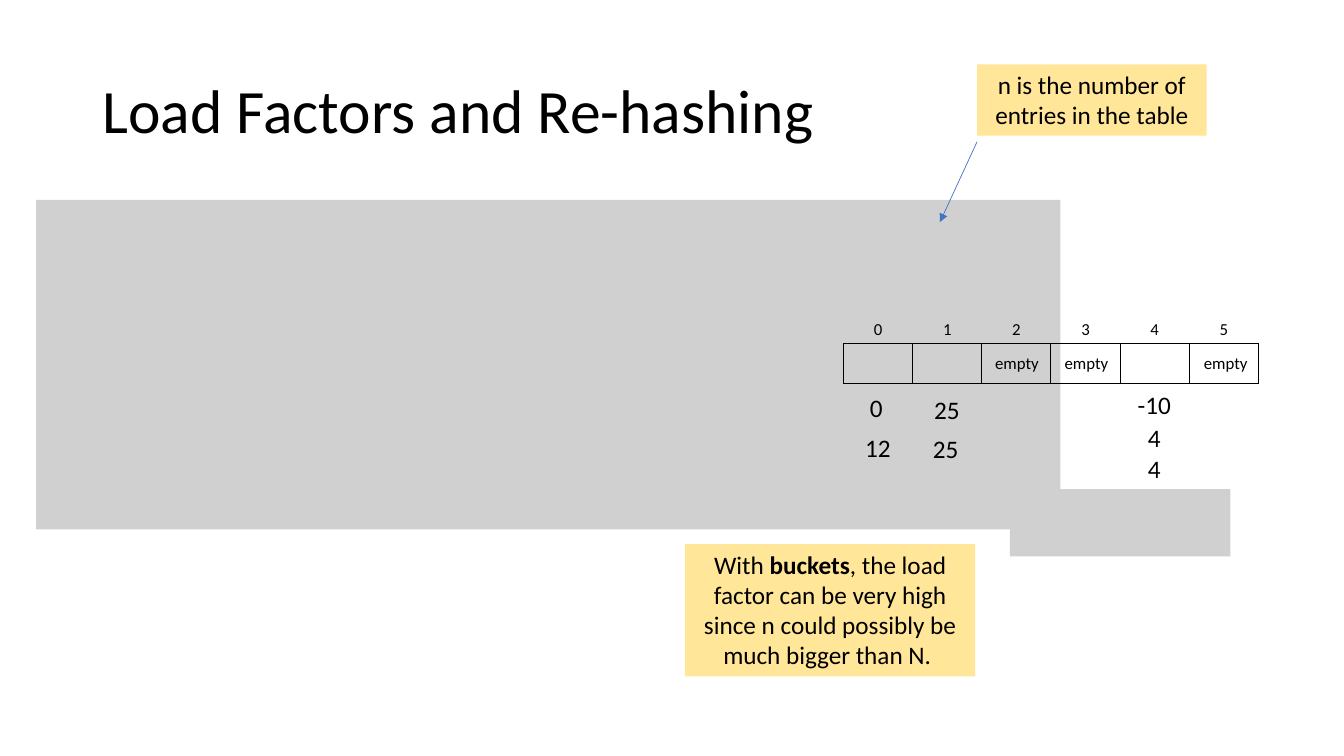
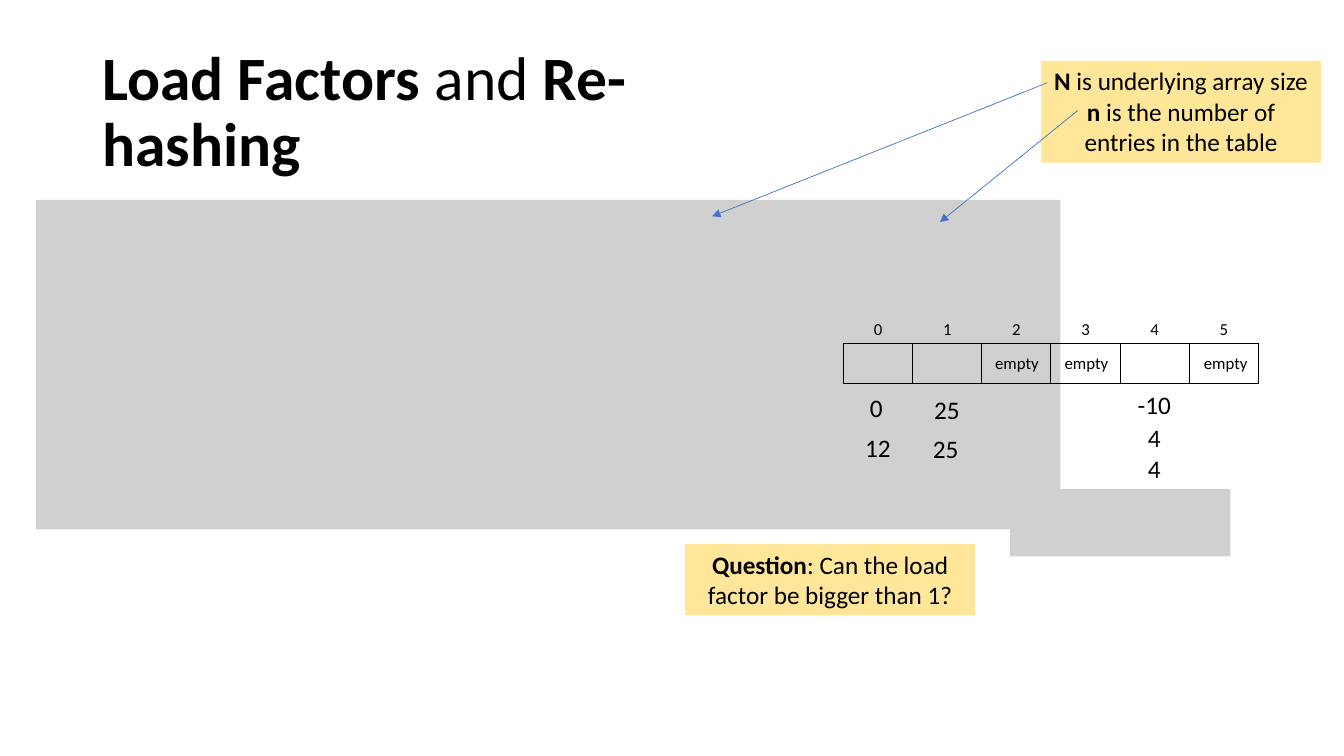
Before and after one commit to tjd1234/cmpt225summer2023, a slide deck: slide 41 of lecture_notes/week8/week8_maps_and_hashing.pptx. Drawn at 1344x756 pixels with LibreOffice and Linux fonts; fonts in the diff are those of the drawing; grey boxes stand for pictures. Boxes give left, top, right and bottom in pixels: in the first picture for what was removed or moved away, otherwise in the second. Text is boxed around its words. In the diff, an @@ line names an element or a change of style, - is before the commit and + after.

```diff
--- a/lecture_notes/week8/week8_maps_and_hashing.pptx
+++ b/lecture_notes/week8/week8_maps_and_hashing.pptx
@@ title "Load Factors and Re-hashing" at box(102, 56, 627, 177): bold on in "Load Factors Re-hashing" @@
@@ arrow added from (1048, 83) to (713, 217), #4472C4 0.5 pt @@
@@ rectangle "N is underlying array size ...": place and size @@
-rectangle "N is underlying array size ..." at box(977, 65, 1207, 136)
+rectangle "N is underlying array size ..." at box(1042, 60, 1322, 162)
@@ text in rectangle at box(1054, 72, 1308, 152): text changed @@
-n is the number of entries in the table
+N is underlying array size
+n is the number of entries in the table
@@ arrow moved from (977, 142) - (941, 222) to (1078, 111) - (941, 222) @@
@@ rectangle "Question: Can the load factor ...": place and size @@
-rectangle "Question: Can the load factor ..." at box(686, 544, 976, 677)
+rectangle "Question: Can the load factor ..." at box(686, 544, 976, 616)
@@ text in rectangle at box(708, 556, 952, 609): text changed @@
-With buckets, the load factor can be very high since n could possibly be much bigger than N.
+Question: Can the load factor be bigger than 1?
```
Also in this commit, not shown: 34 other slides changed, 1 slide added, 1 other file.
